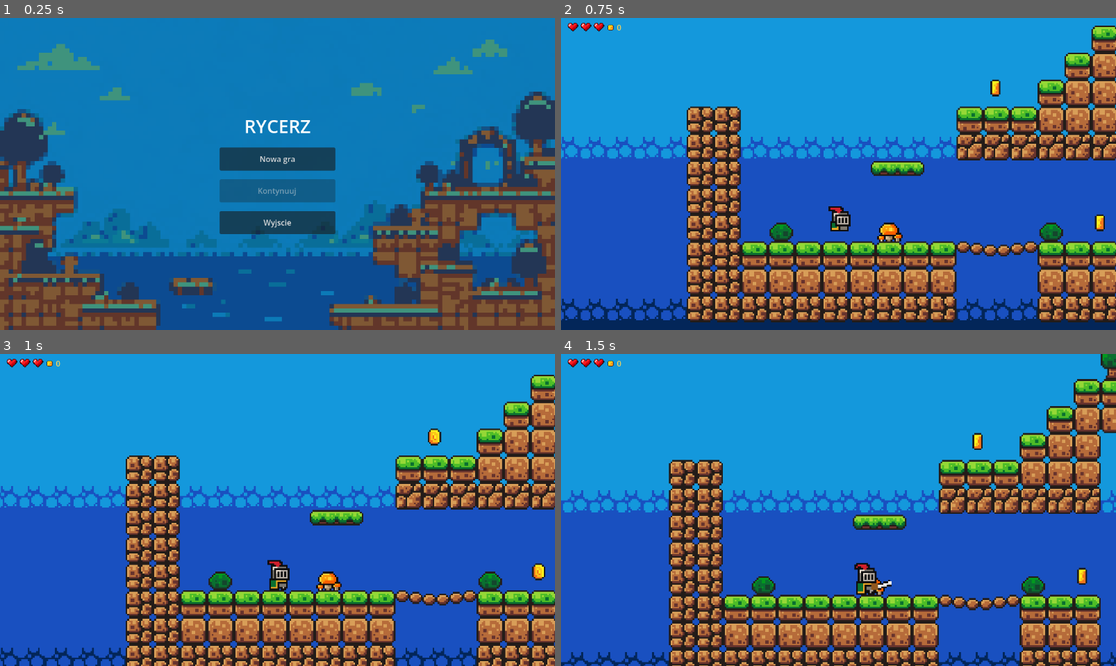
Above: before the commit, frames 1-4 (two rows, left to right).
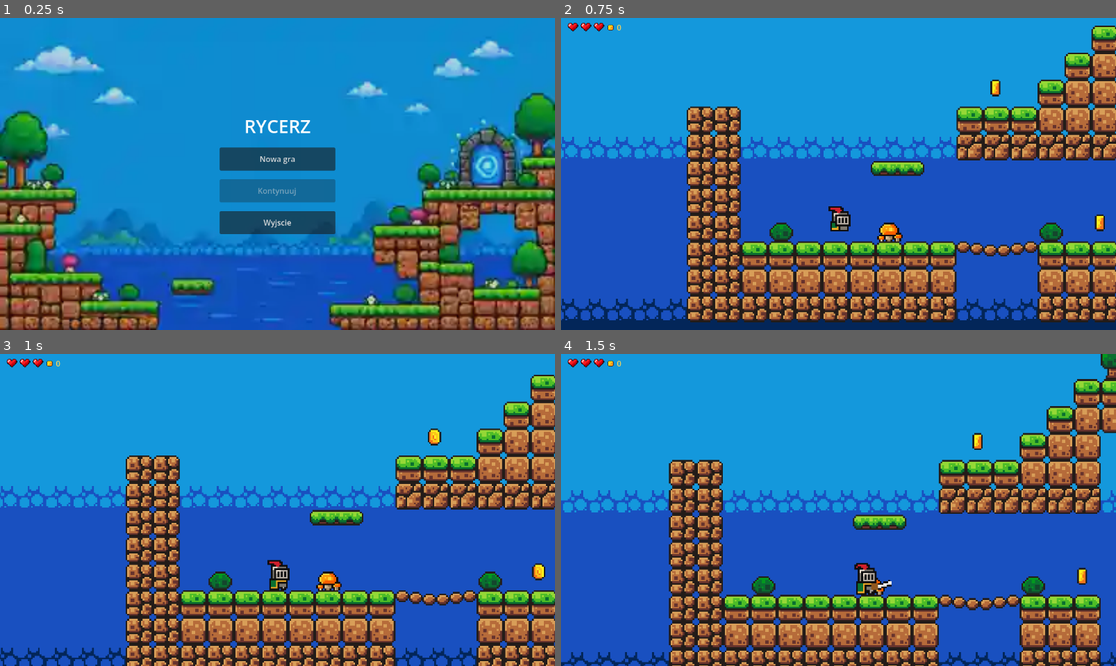
Above: after the commit, the same moments.

Repository: serafin1367/gots-rycerz
Game: Godot game, scene res://scenes/main_menu.tscn
The game is run twice, just before and just after one commit, with the same random seed, the same clock (stepped at 60 frames per second) and the same inputs.
Inputs:
- Up to frame 1 (0.25 s): no input
- Up to frame 2 (0.75 s): click "Nowa gra" at 0.5 s
- Up to frame 3 (1 s): no input
- Up to frame 4 (1.5 s): hold Right (move_right) from 1.28 s (still down); tap J (attack) at 1.35 s

The runs differ from the first frame. In frame 1, 44% of the frame differs, in the area x 0-100%, y 5-100%; in frame 2, nothing differs; in frame 3, nothing differs; in frame 4, nothing differs.

Commit message:
fix: improve menu background resolution and preserve artwork aspect ratio

Diff:
--- a/scenes/main_menu.tscn
+++ b/scenes/main_menu.tscn
@@ -1,7 +1,7 @@
 [gd_scene load_steps=3 format=3]
 
 [ext_resource type="Script" path="res://scripts/main_menu.gd" id="1"]
-[ext_resource type="Texture2D" path="res://assets/ui/menu_background.png" id="2"]
+[ext_resource type="Texture2D" path="res://assets/ui/menu_background_hd.webp" id="2"]
 
 [node name="MainMenu" type="Control"]
 layout_mode = 3
@@ -20,7 +20,7 @@
 grow_horizontal = 2
 grow_vertical = 2
 mouse_filter = 2
-texture_filter = 1
+texture_filter = 2
 texture = ExtResource("2")
 expand_mode = 1
 stretch_mode = 6
@@ -33,7 +33,7 @@
 grow_horizontal = 2
 grow_vertical = 2
 mouse_filter = 2
-color = Color(0.02, 0.08, 0.15, 0.24)
+color = Color(0.02, 0.08, 0.15, 0.12)
 
 [node name="Center" type="CenterContainer" parent="."]
 layout_mode = 1
--- a/tests/game_flow_test.gd
+++ b/tests/game_flow_test.gd
@@ -16,7 +16,7 @@
 	root.add_child(menu)
 	await process_frame
 	var background := menu.get_node_or_null("MenuBackground") as TextureRect
-	if background == null or background.texture == null or background.anchor_right != 1.0 or background.anchor_bottom != 1.0:
+	if background == null or background.texture == null or background.anchor_right != 1.0 or background.anchor_bottom != 1.0 or background.texture.get_width() < 384:
 		push_error("Main menu background texture is missing")
 		quit(1)
 		return
Binary file added: assets/ui/menu_background_hd.webp
